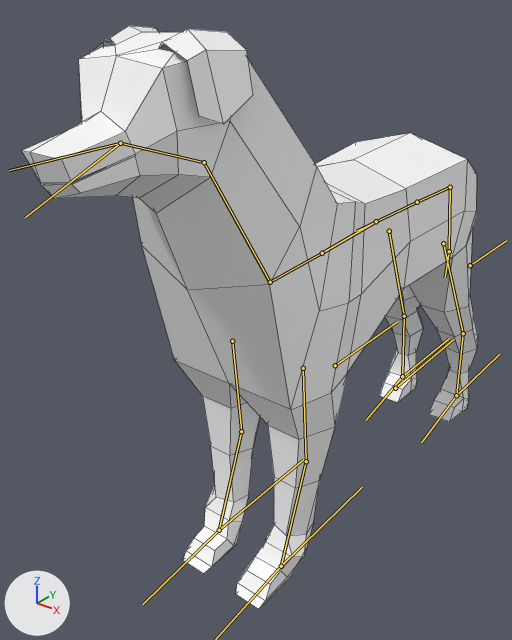
The FBX model Assets/Models/Dog.fbx: old version first, new version second.
Before and after are seen from a 50 mm camera at (2.26, -2.66, 3.51) aimed at (-0.38, 0.65, 1.46). The lights are fixed; the arrows at lower left show +X, +Y and +Z. Both versions are drawn at frame 8 of the action 'Armature|Wag'; the numbers are the values there. The bones that bend it are drawn over the model as lines. Mesh edges are drawn as thin lines.

In view in the first picture: 'Dog'.
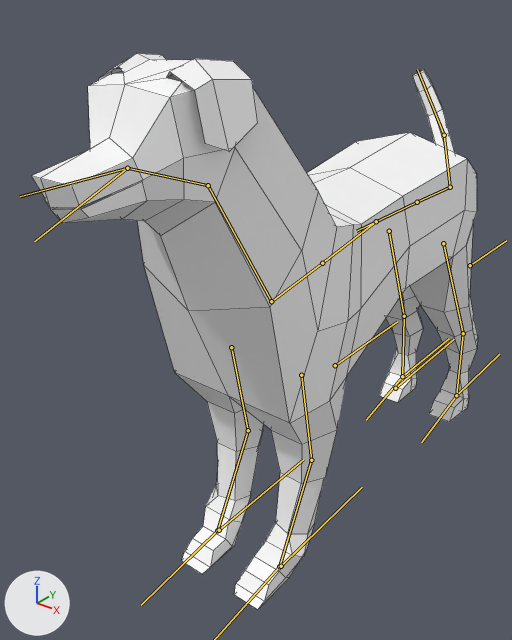
Where the change shows, as pixel boxes (x1, y1, x2, y2) in the pictures (512 x 640 px):
'Dog', posed: before (22, 26, 478, 609); after (32, 53, 478, 610)
bone 'Spine1', root to tip: before (376, 221) to (322, 253); after (376, 221) to (322, 263)
bone 'Neck', root to tip: before (270, 282) to (204, 162); after (271, 301) to (208, 185)
bone 'FrontThigh.L', root to tip: before (303, 368) to (306, 461); after (301, 375) to (311, 460)
bone 'FrontCalf.L', root to tip: before (306, 461) to (281, 566); after (311, 460) to (279, 566)
bone 'UpperTail', root to tip: before (450, 187) to (449, 251); after (450, 187) to (444, 135)
bone 'LowerTail', root to tip: before (449, 251) to (445, 277); after (444, 135) to (417, 69)
bone 'FrontThigh.R', root to tip: before (232, 341) to (241, 431); after (231, 347) to (248, 430)
bone 'FrontCalf.R', root to tip: before (241, 431) to (219, 530); after (248, 430) to (217, 530)
bone 'FrontFoot.R', root to tip: before (219, 530) to (142, 604); after (217, 530) to (141, 605)

The edits, one by one:
Bone 'Spine1' (bone_spine1) turns from (0, 0, 0) to (-6, 0, 0) degrees about its own x, y and z.
Bone 'Neck' (bone_neck) turns from (0, 0, 0) to (-7, 0, 0) degrees about its own x, y and z.
Bone 'FrontThigh.L' (bone_frontthigh_l) moves from (0.0, 0.0, 0.0) to (0.0, 0.04, 0.02).
Bone 'FrontThigh.L' (bone_frontthigh_l) turns from (0, 0, 0) to (-6, 0, 0) degrees about its own x, y and z.
Bone 'FrontCalf.L' (bone_frontcalf_l) turns from (0, 0, 0) to (13, 0, 0) degrees about its own x, y and z.
Bone 'FrontFoot.L' (bone_frontfoot_l) turns from (0, 0, 0) to (-7, 0, 0) degrees about its own x, y and z.
Bone 'UpperTail' (bone_uppertail) turns from (0, 0, 0) to (-104, -33, -9) degrees about its own x, y and z.
Bone 'LowerTail' (bone_lowertail) turns from (-29, -18, -10) to (-31, -27, -11) degrees about its own x, y and z.
Bone 'FrontThigh.R' (bone_frontthigh_r) moves from (0.0, 0.0, 0.0) to (0.0, 0.04, 0.02).
Bone 'FrontThigh.R' (bone_frontthigh_r) turns from (0, 0, 0) to (-6, 0, 0) degrees about its own x, y and z.
Bone 'FrontCalf.R' (bone_frontcalf_r) turns from (0, 0, 0) to (13, 0, 0) degrees about its own x, y and z.
Bone 'FrontFoot.R' (bone_frontfoot_r) turns from (0, 0, 0) to (-7, 0, 0) degrees about its own x, y and z.
